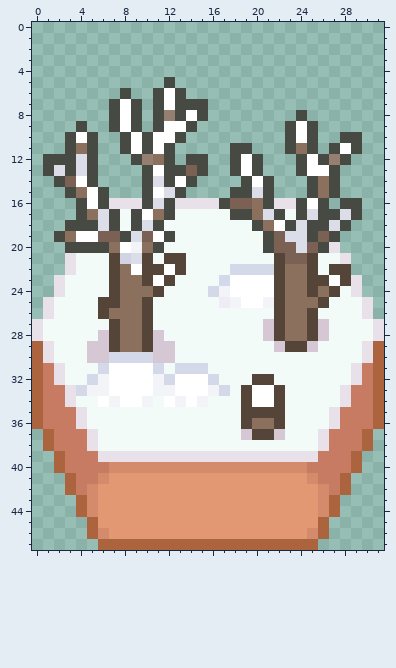
One commit to this pixel-art sprite: assets/sprites/ground/Snow_Trees.png. This is how it looked before the edit.
The file is 32x48 pixels. Colours within 5 levels of each other are drawn and written as one.
New version:
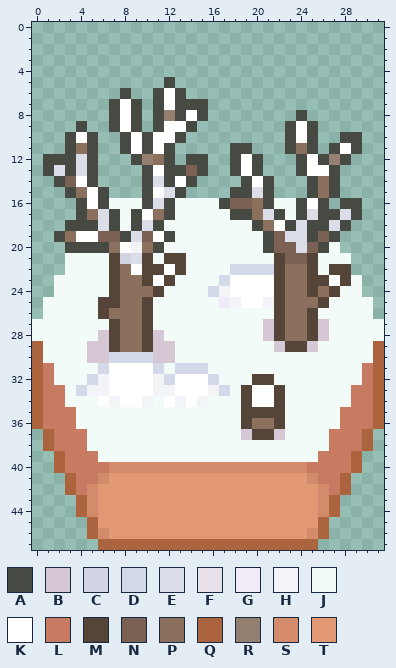
Palette (. is transparent): A #474943  B #d5c7d3  C #d1d5e3  D #d4d9ea  E #dbdee9  F #e9e1ea  G #efecf7  H #f3f4f8  J #f3fbf9  K #ffffff  L #c77b62  M #544538  N #7a6154  P #8a705d  Q #ac643f  R #947f70  S #d48b6c  T #e29873
Changes in this commit:
Changed rows in their new state; - is an unchanged pixel.
first column x 7:
16 JJJ---JJJJ-----JJ
first column x 0:
20 ---------------------------J----
21 ---J------------------------J---
22 ---J----------------------------
23 --J--------------------------J--
24 --J--------------------------J--
25 -J----------------------------J-
26 -J----------------------------J-
27 J------------------------------J
28 J------------------------------J
29 -J----------------------------J-
30 -J----------------------------J-
31 --J--------------------------J--
32 --J--------------------------J--
33 ---J------------------------J---
34 ---J------------------------J---
35 ----J----------------------J----
36 ----J----------------------J----
37 -----J--------------------J-----
38 -----J--------------------J-----
39 ------JJJJJJJJJJJJJJJJJJJJ------
